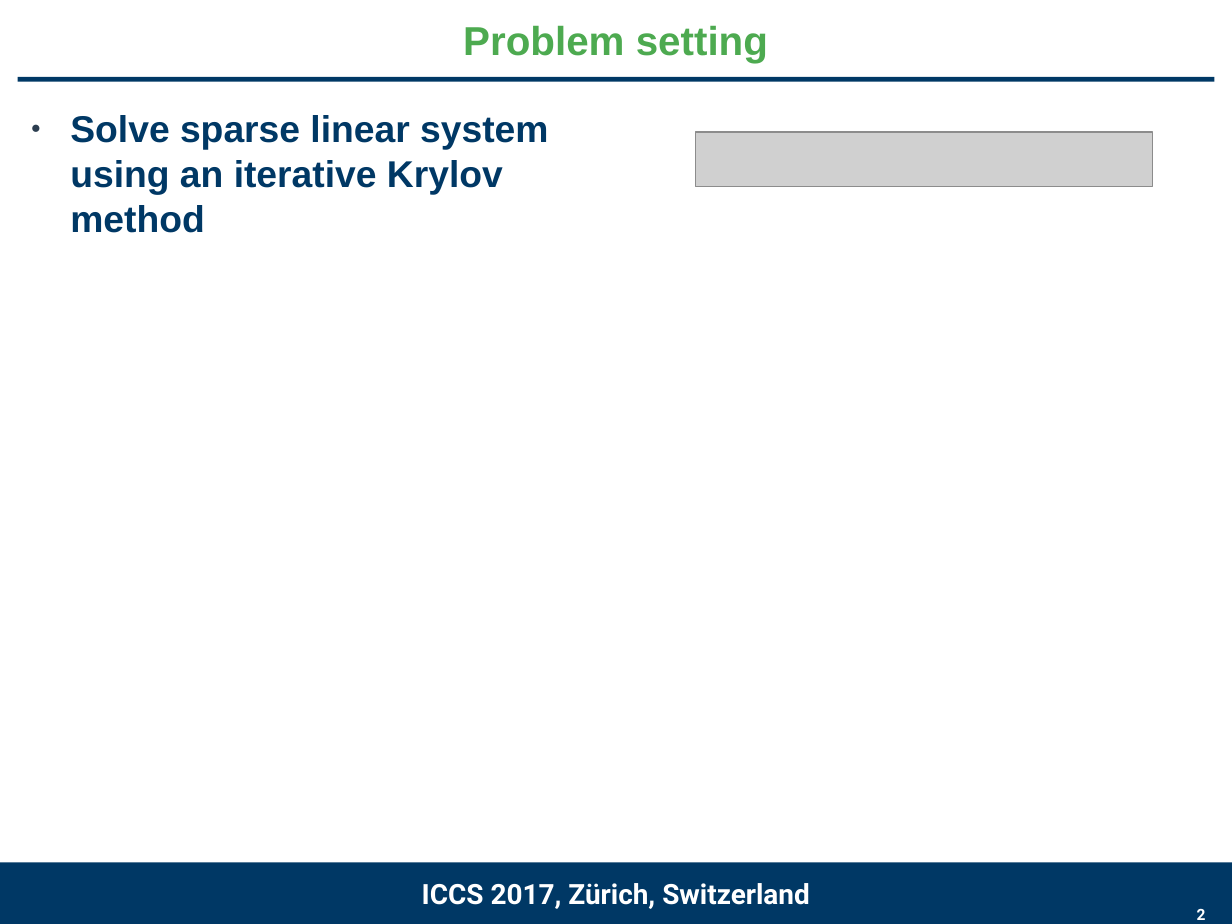
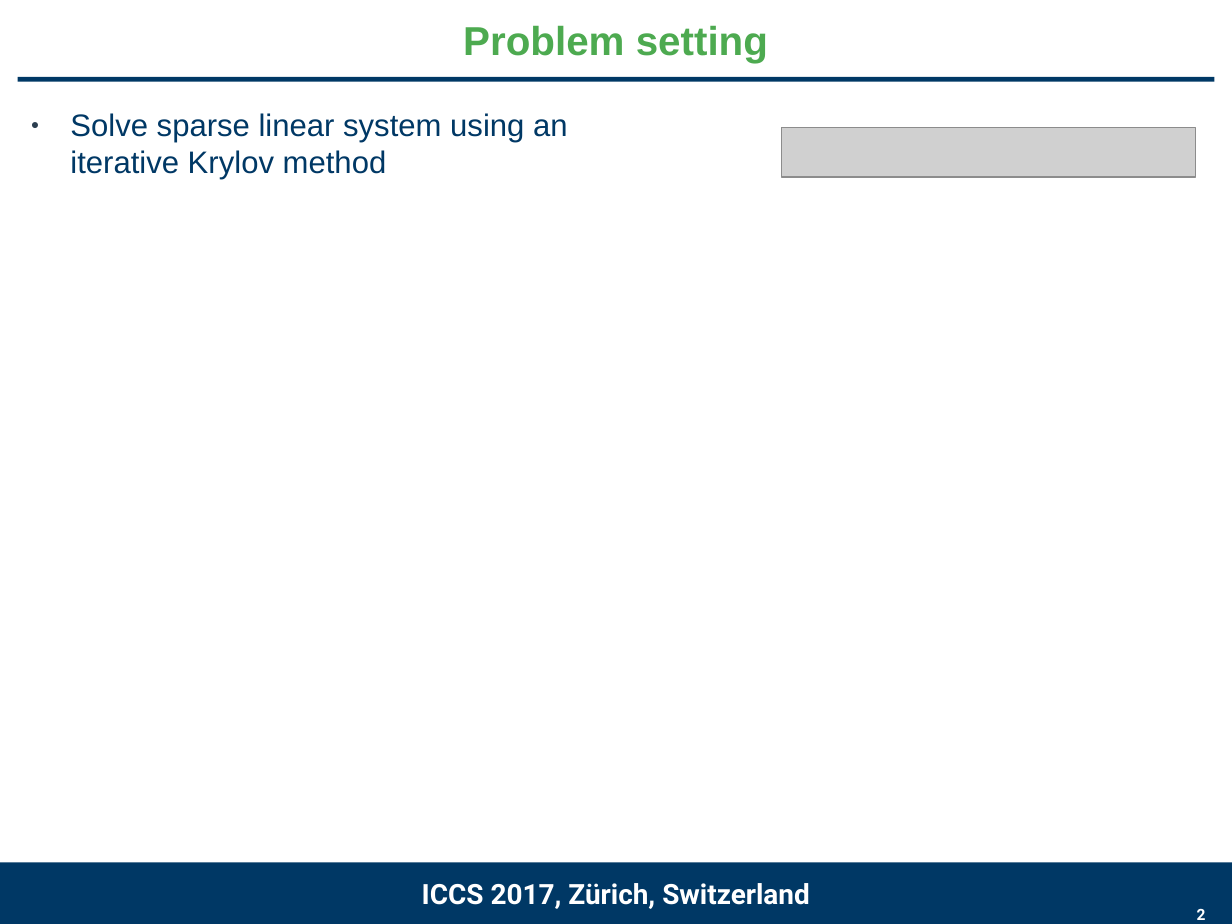
Before and after one commit to gflegar/talks, a slide deck: slide 2 of iccs_2017/slides.odp. Drawn at 1232x924 pixels with LibreOffice and Linux fonts; fonts in the diff are those of the drawing; grey boxes stand for pictures; background and template pictures are left out. Boxes give left, top, right and bottom in pixels: in the first picture for what was removed or moved away, otherwise in the second. Text is boxed around its words. In the diff, an @@ line names an element or a change of style, - is before the commit and + after.

```diff
--- a/iccs_2017/slides.odp
+++ b/iccs_2017/slides.odp
@@ text "Solve sparse linear system using ..." at [70,113,568,180]: size 24 to 20 pt, bold off @@
@@ picture: place and size @@
-picture at [695,132,1153,187]
+picture at [781,127,1196,177]
```
Also in this commit, not shown: 10 other slides changed, 1 slide added, 2 slides removed, 2 other files.
